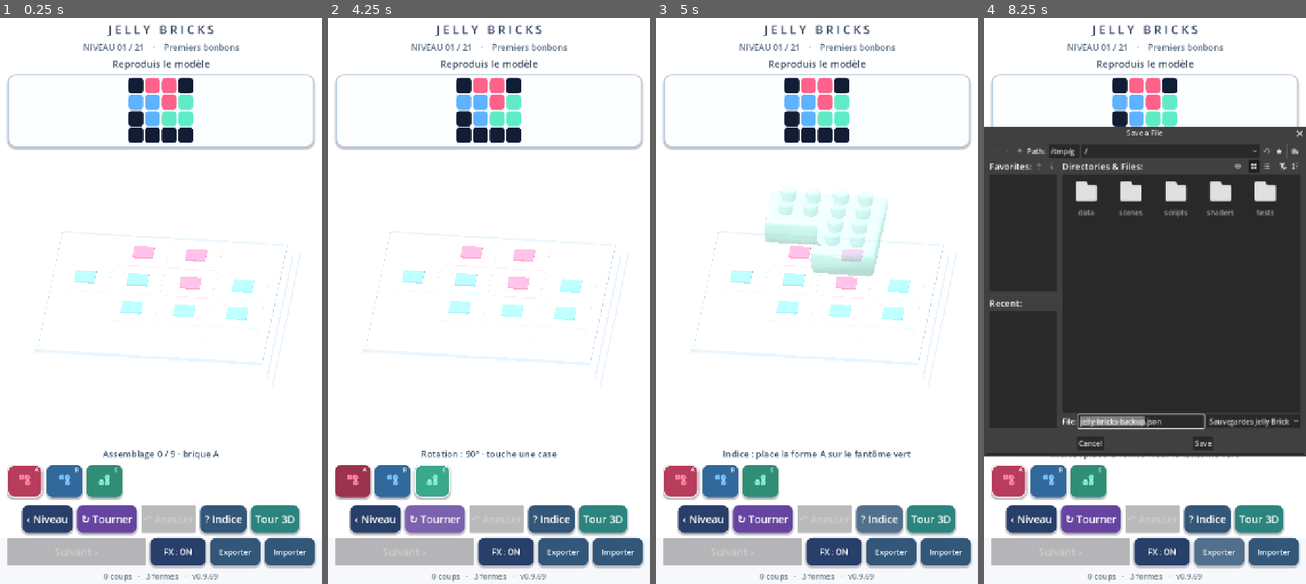
Above: before the commit, frames 1-4 (left to right).
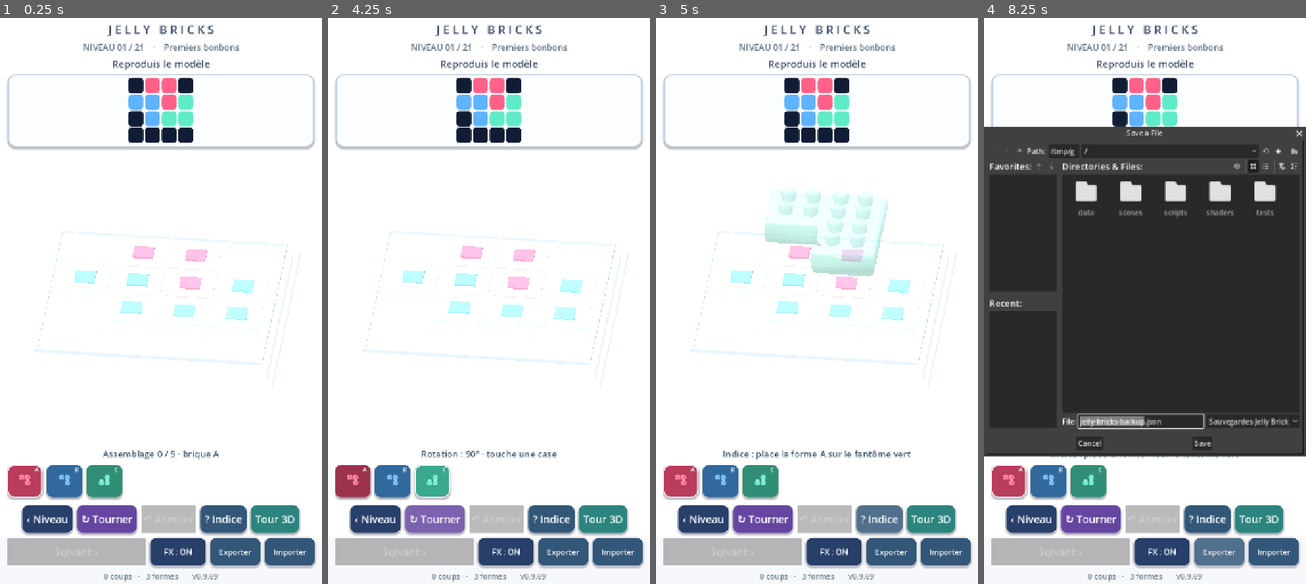
Above: after the commit, the same moments.

Repository: dbrckk/Jelly-bricks
Game: Godot game, scene res://scenes/main.tscn
Same seed, same stepped clock (60 frames per second), same inputs: the game is played once before the commit and once after it.
Inputs (mouse positions are in pixels of both pictures, inside the frame that each line leads up to):
- Up to frame 1 (0.25 s): no input
- Up to frame 2 (4.25 s): click (353, 482) at 0.52 s; click (392, 482) at 1.27 s; click (431, 482) at 2.02 s; click "‹ Niveau" at 2.75 s; click "↻ Tourner" at 3.5 s
- Up to frame 3 (5 s): click "? Indice" at 4.25 s
- Up to frame 4 (8.25 s): click "Tour 3D" at 5 s; click "‹ Puzzles" at 5.75 s; click "FX : ON" at 6.5 s; click "FX : OFF" at 7.25 s; click "Exporter" at 8 s

Frames 1-3 are identical in both runs. In frame 4, 0.7% of the frame differs, in the area x 26-100%, y 19-77%.

Commit message:
perf(godot): cap wave-ready wall tessellation to eight bands and 0.65-unit spans

Diff:
--- a/native-godot/scripts/gel_mesh.gd
+++ b/native-godot/scripts/gel_mesh.gd
@@ -262,23 +262,24 @@
 # The photographed reference uses a *flat vertical Jelly sidewall* between
 # small top/bottom fillets. Previous ring bands formed a continuously bulged
 # candy capsule. The puzzle generator keeps its original independent rings.
-# Retain the exact original crown, pocket and outer footprint but subdivide
-# the 0.34-high straight sidewall. Otherwise the vertex shader's localized
-# wave has NO vertices near its peak and behaves like a moving rigid panel.
+# Retain the original crown, pocket and footprint with ONE medial ring
+# through the 0.34-high sidewall. A first 10-band/.38-unit experiment
+# exceeded the mandatory 90s Mesa capture budget, so use only 8 bands
+# and 0.65-unit segments. Impact waves now have real mid-wall vertices
+# while the six cached mesh variants stay affordable for mobile.
 const STUDIO_RING_HEIGHTS := [TOP, 0.546, 0.515, 0.473,
-    0.386, 0.300, 0.215, 0.130, 0.083, BASE]
+    0.300, 0.130, 0.083, BASE]
 const STUDIO_RING_OFFSETS := [0.0, 0.010, 0.026, 0.036,
-    0.036, 0.036, 0.036, 0.036, 0.020, 0.0]
+    0.036, 0.036, 0.020, 0.0]
 # The video has a nearly flat crown: the small bevel carries the bend,
 # leaving a broad level center instead of a puffy wedge. Normals interpolate
 # through the existing perimeter bands, no additional triangles or draw.
 const STUDIO_RING_VERTICALS := [0.97, 0.84, 0.46, 0.0,
-    0.0, 0.0, 0.0, 0.0, -0.46, -0.84]
+    0.0, 0.0, -0.46, -0.84]
 const STUDIO_CORNER_STEPS := 10
-# A 3-cell studio bar used to have a SINGLE unbroken 2.71-unit quad per
-# side, so localized impacts deformed only the two ends. The subdivisions
-# are generated once per cached shape, never at animation frame time.
-const STUDIO_STRAIGHT_SEGMENT_MAX := 0.38
+# A 3-cell bar used to have a single 2.71-unit quad per long wall.
+# Create a few interior vertices at load time, never per animation frame.
+const STUDIO_STRAIGHT_SEGMENT_MAX := 0.65
 # Physically modeled underside socket: deepen the roof to 0.265 world units
 # so the shorter 0.55 layer spacing seats the visible shells much closer
 # together while leaving exactly 0.017 clearance above a stud top (.798).
